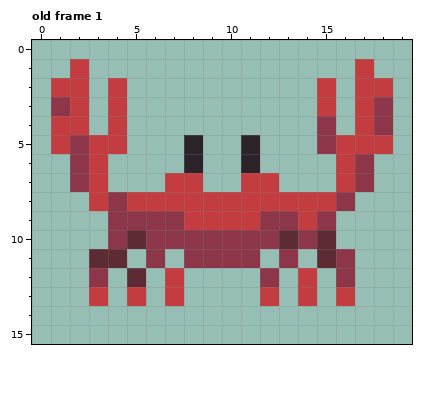
Edited in one commit: pixel-art file (assets/crab.aseprite). Above: the version before the commit.
20x16 pixels, 1 frame. Shown: old frame 1. The commit also changed other frames, which this record leaves out.
After the commit:
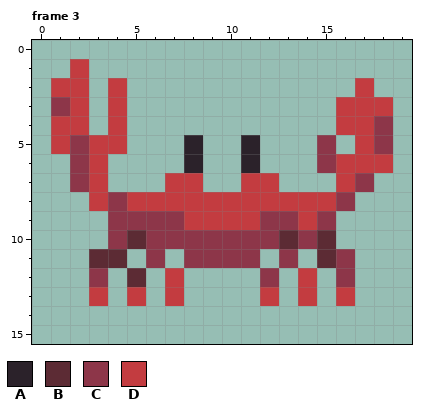
Palette (. is transparent): A #2b222a  B #5c2b34  C #8d3649  D #c33c40
A new or re-ordered frame is compared with the old frame closest to it.
The edit:
frames 1 -> 4
Frame 3 is new; against old frame 1:
The author put colour C in row 6 at x 15.
Colour D becomes colour C in row 5 at x 18.
The author put colour D in rows 3 to 4 at x 16; in row 6 at x 18.
Colour C becomes colour D in row 3 at x 18; in row 6 at x 17.
Colour C is removed in row 4 at x 15.
Colour D is removed in row 1 at x 17; in row 2 at x 15 and 18; in row 3 at x 15; in row 5 at x 16.
Where, in picture pixels (left, top, right, bottom), the same in both pictures:
changed: (317, 59, 393, 173)
